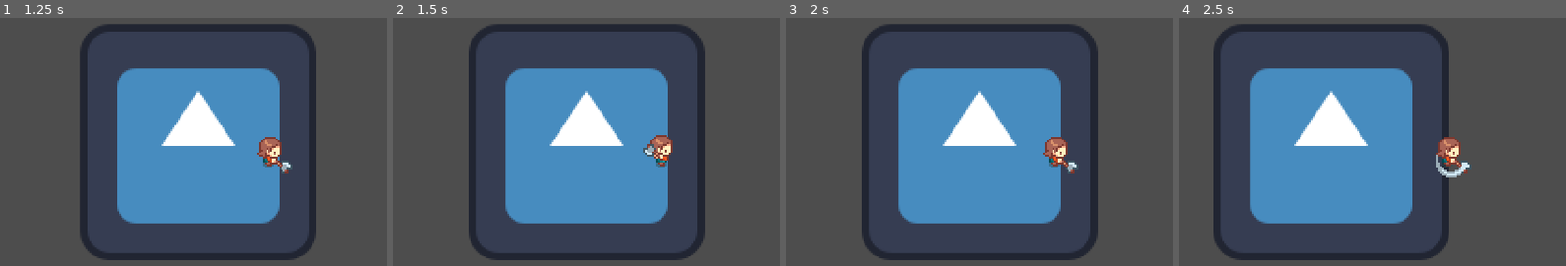
Above: before the commit, frames 1-4 (left to right).
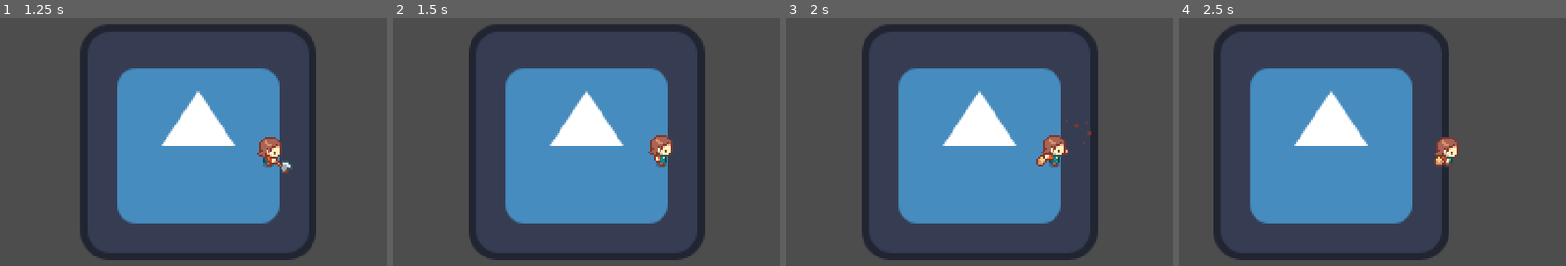
Above: after the commit, the same moments.

Repository: mariusmitranmtdg/grognak-valley
Game: Godot game, scene res://scenes/levels/level.tscn
Same seed, same stepped clock (60 frames per second), same inputs: the game is played once before the commit and once after it. The engine's default icon, where the game draws it, is replaced by a stand-in: a white triangle on a blue panel in a dark square.
Inputs:
- Up to frame 1 (1.25 s): hold D (right) from 0.53 s (still down); tap Space (action) at 0.6 s
- Up to frame 2 (1.5 s): release D (right) at 1.28 s; hold Q (tool_backward) from 1.28 s (still down); tap Space (action) at 1.35 s
- Up to frame 3 (2 s): keep holding Q (tool_backward)
- Up to frame 4 (2.5 s): release Q (tool_backward) at 2.03 s; hold D (right) from 2.03 s (still down); tap Space (action) at 2.1 s

Frame 1 is identical in both runs. In frame 2, 0.2% of the frame differs, in the area x 64-72%, y 50-59%; in frame 3, 0.7%, in the area x 64-79%, y 41-63%; in frame 4, 0.7%.

Commit message:
can now swap through tools with adequate animations

Diff:
--- a/scenes/characters/player.gd
+++ b/scenes/characters/player.gd
@@ -1,9 +1,11 @@
 extends CharacterBody2D
 
 @onready var msm = $Animation/AnimationTree.get("parameters/MoveStateMachine/playback")
+@onready var tsm = $Animation/AnimationTree.get("parameters/ToolStateMachine/playback")
 
 var direction: Vector2
 var speed := 50
+var current_tool: Enum.Tool = Enum.Tool.AXE
 
 func move():
 	direction = Input.get_vector("left", "right", "up", "down")
@@ -11,7 +13,13 @@
 	move_and_slide()
 
 func get_basic_input():
+	if Input.is_action_just_pressed("tool_backward") or Input.is_action_just_pressed("tool_forward"):
+		var dir = Input.get_axis("tool_backward", "tool_forward")
+		current_tool = posmod((current_tool + int(dir)), Enum.Tool.size())
+
+		print(current_tool)
 	if Input.is_action_just_pressed("action"):
+		tsm.travel(Data.TOOL_STATE_ANIMATIONS[current_tool])
 		$Animation/AnimationTree.set("parameters/ToolOneShot/request", AnimationNodeOneShot.ONE_SHOT_REQUEST_FIRE)
 
 func animate():
--- a/scenes/characters/player.tscn
+++ b/scenes/characters/player.tscn
@@ -1092,7 +1092,7 @@
 
 [sub_resource type="AnimationNodeStateMachine" id="AnimationNodeStateMachine_dyp2m"]
 states/Idle/node = SubResource("AnimationNodeBlendSpace2D_kmyvj")
-states/Idle/position = Vector2(409.4, 100.8)
+states/Idle/position = Vector2(409.78397, 100)
 states/Walk/node = SubResource("AnimationNodeBlendSpace2D_6eyoc")
 states/Walk/position = Vector2(409.47998, -11.599988)
 transitions = ["Start", "Idle", SubResource("AnimationNodeStateMachineTransition_a2luo"), "Idle", "Walk", SubResource("AnimationNodeStateMachineTransition_eir2k"), "Walk", "Idle", SubResource("AnimationNodeStateMachineTransition_inhyd")]
@@ -1539,15 +1539,15 @@
 states/Water/node = SubResource("AnimationNodeBlendSpace2D_yyjep")
 states/Water/position = Vector2(1064.192, 87.51519)
 transitions = ["Start", "Axe", SubResource("AnimationNodeStateMachineTransition_6aj6e"), "Axe", "Hoe", SubResource("Ani …(2627 unchanged characters)…
-graph_offset = Vector2(18, -404)
+graph_offset = Vector2(-70, -329)
 
 [sub_resource type="AnimationNodeBlendTree" id="AnimationNodeBlendTree_inhyd"]
-graph_offset = Vector2(-594.97186, -289.09042)
+graph_offset = Vector2(-658.6709, -420.94232)
 nodes/output/position = Vector2(368, -240)
 nodes/ToolStateMachine/node = SubResource("AnimationNodeStateMachine_w5sjy")
-nodes/ToolStateMachine/position = Vector2(-320, 0)
+nodes/ToolStateMachine/position = Vector2(-384, 0)
 nodes/MoveStateMachine/node = SubResource("AnimationNodeStateMachine_dyp2m")
-nodes/MoveStateMachine/position = Vector2(-347.99078, -220.72884)
+nodes/MoveStateMachine/position = Vector2(-384, -224)
 nodes/ToolOneShot/node = SubResource("AnimationNodeOneShot_yewv4")
 nodes/ToolOneShot/position = Vector2(80, -256)
 node_connections = [&"output", 0, &"ToolOneShot", &"ToolOneShot", 0, &"MoveStateMachine", &"ToolOneShot", 1, &"ToolStateMachine"]
